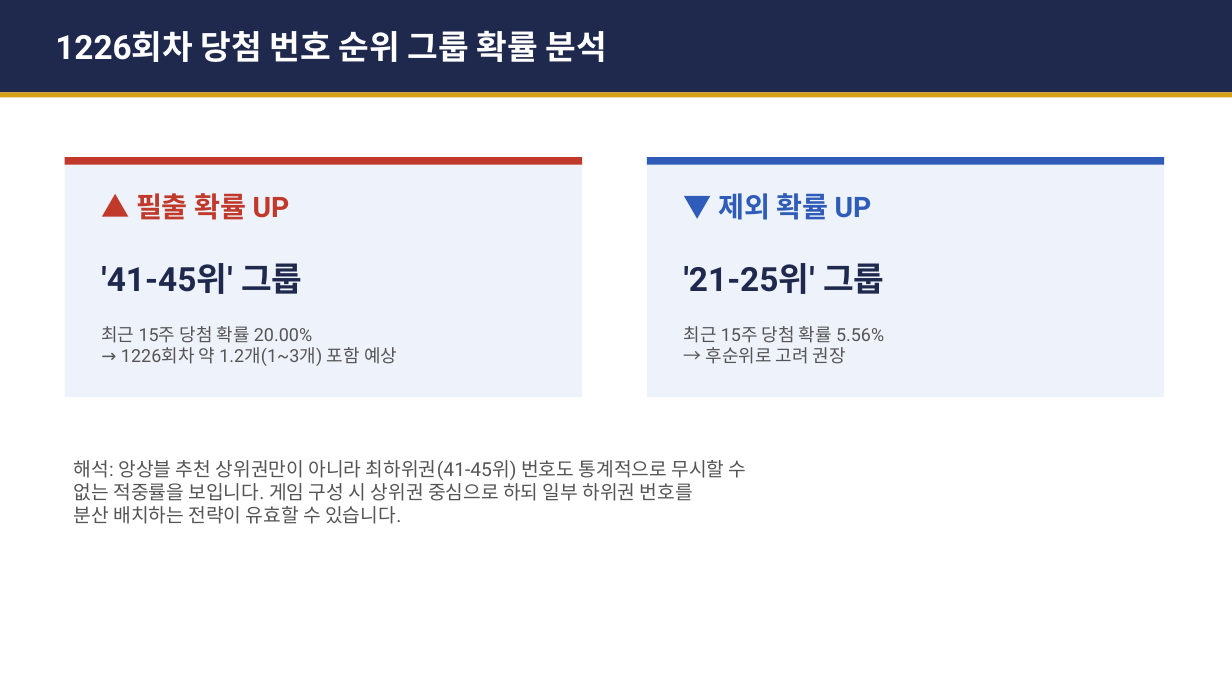
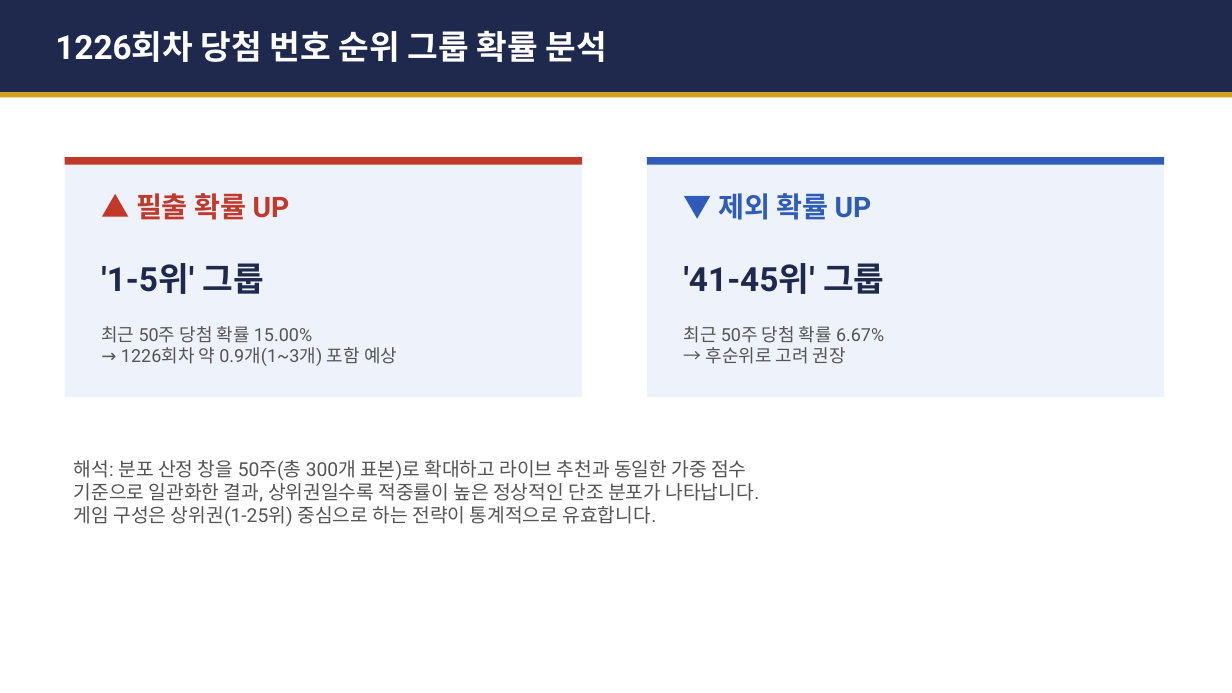
Before and after one commit to gaiger777/mskim, a slide deck: slide 6 of 로또_1226회차_분석리포트.pptx. Drawn at 1232x693 pixels with LibreOffice and Linux fonts; fonts in the diff are those of the drawing. Boxes give left, top, right and bottom in pixels: in the first picture for what was removed or moved away, otherwise in the second. Text is boxed around its words. In the diff, an @@ line names an element or a change of style, - is before the commit and + after.

```diff
--- a/로또_1226회차_분석리포트.pptx
+++ b/로또_1226회차_분석리포트.pptx
@@ text at bbox=[101, 263, 264, 294]: text changed @@
-'41-45위' 그룹
+'1-5위' 그룹
@@ text at bbox=[684, 263, 884, 294]: text changed @@
-'21-25위' 그룹
+'41-45위' 그룹
@@ text at bbox=[101, 326, 397, 366]: text changed @@
-최근 15주 당첨 확률 20.00%
-→ 1226회차 약 1.2개(1~3개) 포함 예상
+최근 50주 당첨 확률 15.00%
+→ 1226회차 약 0.9개(1~3개) 포함 예상
@@ text at bbox=[684, 326, 884, 343]: text changed @@
-최근 15주 당첨 확률 5.56%
+최근 50주 당첨 확률 6.67%
@@ text at bbox=[74, 460, 759, 526]: text changed @@
-해석: 앙상블 추천 상위권만이 아니라 최하위권(41-45위) 번호도 통계적으로 무시할 수
-없는 적중률을 보입니다. 게임 구성 시 상위권 중심으로 하되 일부 하위권 번호를
-분산 배치하는 전략이 유효할 수 있습니다.
+해석: 분포 산정 창을 50주(총 300개 표본)로 확대하고 라이브 추천과 동일한 가중 점수
+기준으로 일관화한 결과, 상위권일수록 적중률이 높은 정상적인 단조 분포가 나타납니다.
+게임 구성은 상위권(1-25위) 중심으로 하는 전략이 통계적으로 유효합니다.
```
Also in this commit, not shown: 5 other slides changed, 2 other files.
